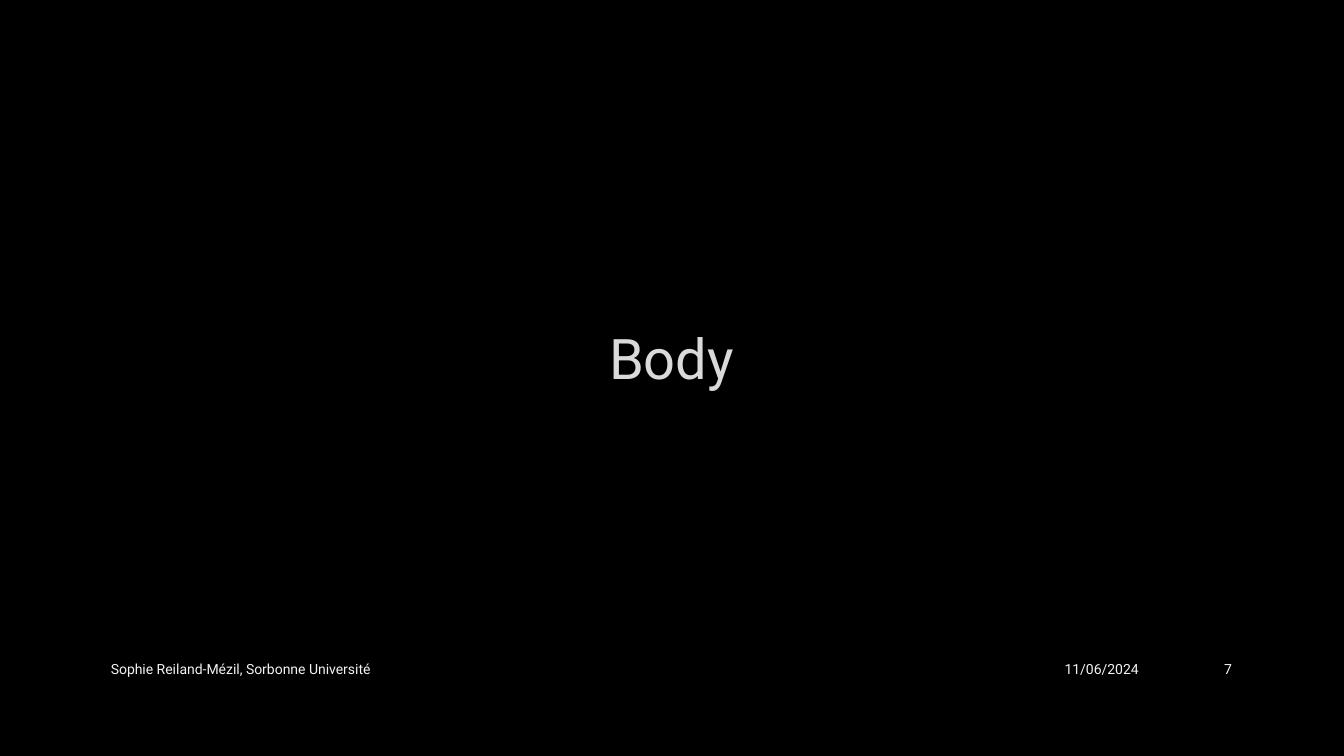
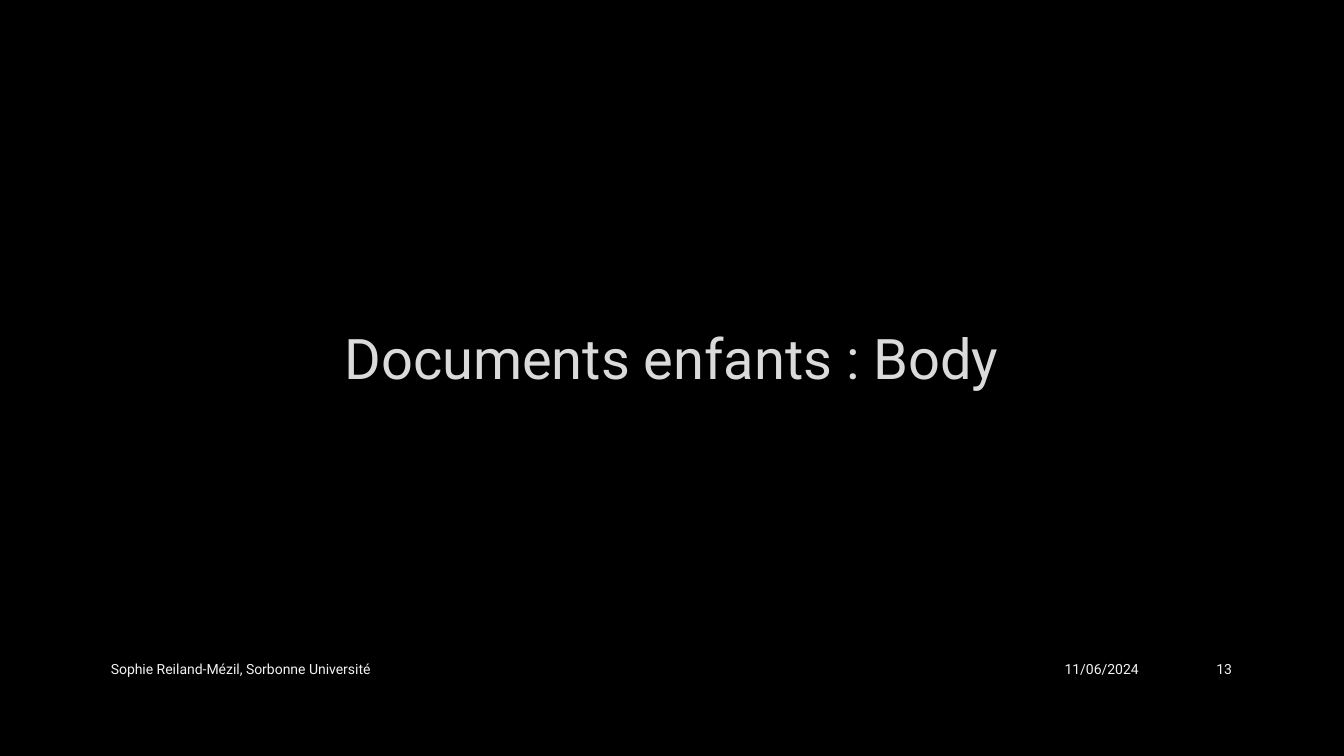
Before and after one commit to SophieReiland/graupner, a slide deck: slide 13 of mei/graupner_hertzlich/Présentation_groupe_MEI.pptx (slide 7 before the commit). Drawn at 1344x756 pixels with LibreOffice and Linux fonts; fonts in the diff are those of the drawing; background and template pictures are left out. Boxes give left, top, right and bottom in pixels: in the first picture for what was removed or moved away, otherwise in the second. Text is boxed around its words. In the diff, an @@ line names an element or a change of style, - is before the commit and + after.

```diff
--- a/mei/graupner_hertzlich/Présentation_groupe_MEI.pptx
+++ b/mei/graupner_hertzlich/Présentation_groupe_MEI.pptx
@@ title at box(344, 336, 998, 391): text changed @@
-Body
+Documents enfants : Body
@@ page number at box(1216, 664, 1232, 674): text changed @@
-7
+13
```
Also in this commit, not shown: 2 other slides changed, 8 slides added, 2 other files.
